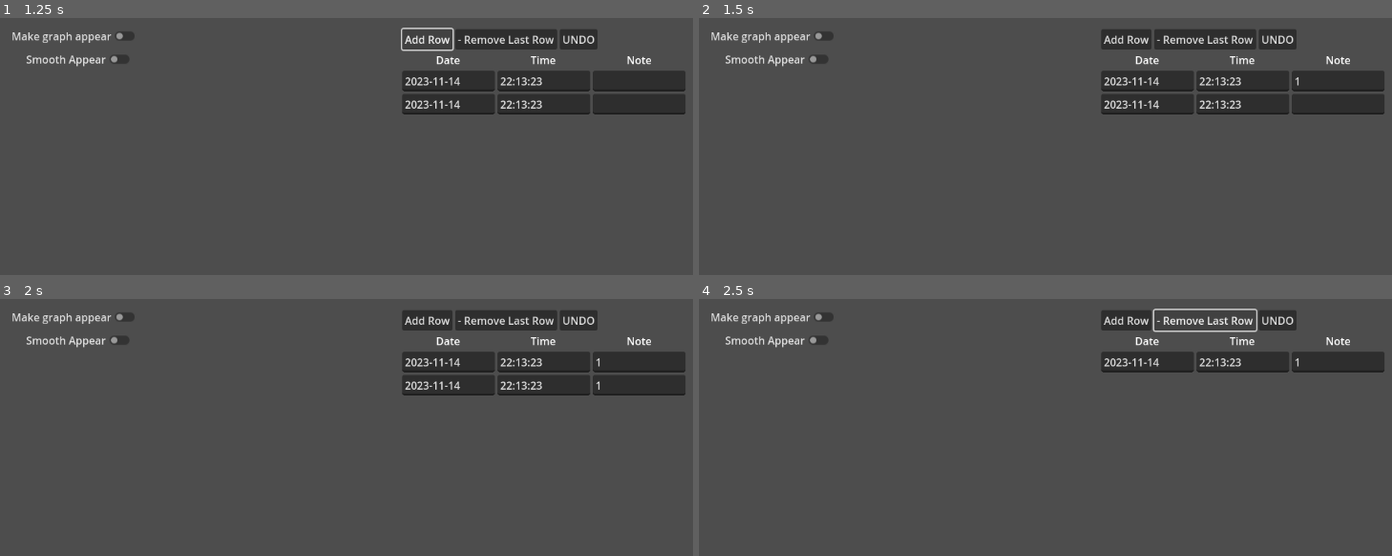
Above: before the commit, frames 1-4 (two rows, left to right).
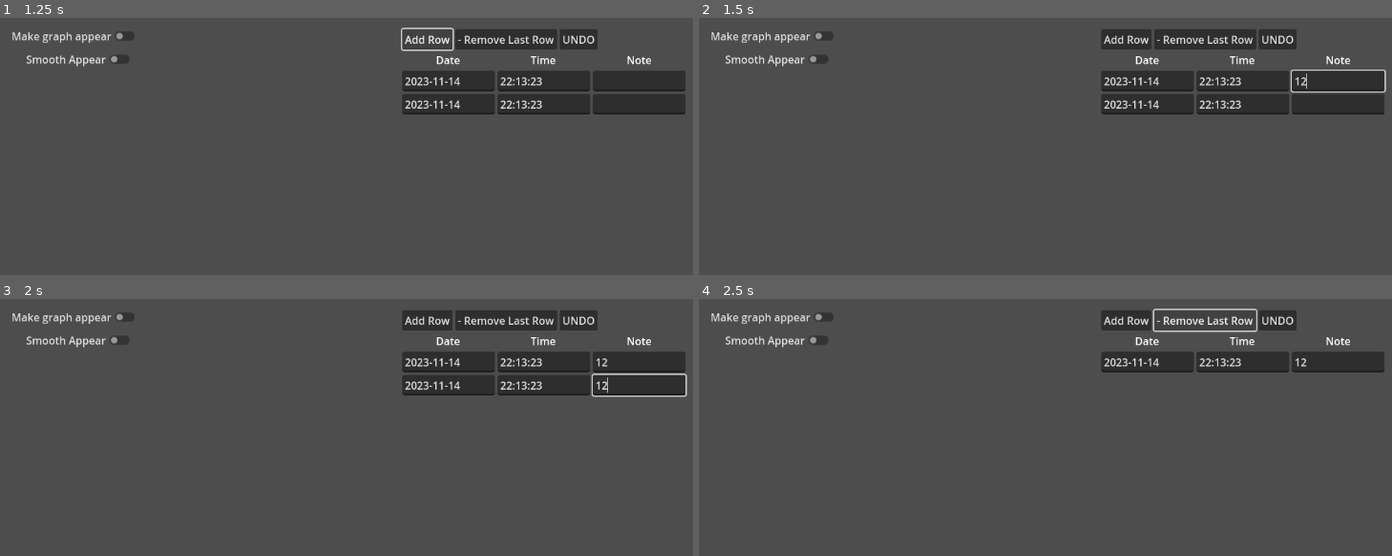
Above: after the commit, the same moments.

Repository: livshettles/habit-tracker
Game: Godot game, scene res://Tracker_App_Main.tscn
Two runs of this game, one before a commit and one after it. Both use one fixed random seed, a clock stepped at 60 frames per second and the inputs below.
Inputs (mouse positions are in pixels of both pictures, inside the frame that each line leads up to):
- Up to frame 1 (1.25 s): click "Add Row" at 0.5 s
- Up to frame 2 (1.5 s): click (1336, 82) at 1.27 s; type "12" at 1.35 s
- Up to frame 3 (2 s): click (637, 386) at 1.5 s; type "12" at 1.58 s
- Up to frame 4 (2.5 s): click "- Remove Last Row" at 2 s

Frame 1 is identical in both runs. In frame 2, 0.2% of the frame differs, in the area x 85-100%, y 20-29%; in frame 3, 0.3%, in the area x 85-100%, y 23-39%; in frame 4, less than 0.1%.

Commit message:
Adjust note box focus

Diff:
--- a/ggweight_v0/editable_table.gd
+++ b/ggweight_v0/editable_table.gd
@@ -5,28 +5,26 @@
 @onready var add_row_button = $Toolbar/AddRowButton
 @onready var remove_row_button = $Toolbar/RemoveRowButton
 @onready var undo_button = $Toolbar/UndoButton
-@onready var data_store = get_parent().get_node("DataStore")  # 👈 sibling node
 
 const NUM_COLUMNS := 3  # "Date", "Time", "Note"
 
+# Initial dummy data using helper functions
+var dummy_data := [
+	[get_current_date(), get_current_time(), ""]
+]
+
+var undo_stack: Array = []  # Previous states (max 15)
+
 func _ready():
-	# Setup column counts
 	header_grid.columns = NUM_COLUMNS
 	table_grid.columns = NUM_COLUMNS
-
 	_create_headers()
 
-	# Connect UI buttons to the data store
-	add_row_button.pressed.connect(data_store.add_row)
-	remove_row_button.pressed.connect(data_store.remove_last_row)
-	undo_button.pressed.connect(data_store.undo)
-
-	# Refresh table whenever data changes
-	data_store.data_changed.connect(_refresh_table)
-
-	# Initial draw
+	add_row_button.pressed.connect(_on_add_row_pressed)
+	remove_row_button.pressed.connect(_on_remove_row_pressed)
+	undo_button.pressed.connect(_on_undo_pressed)
+
 	_refresh_table()
-
 
 func _create_headers():
 	var headers = ["Date", "Time", "Note"]
@@ -37,31 +35,85 @@
 		label.custom_minimum_size = Vector2(140, 24)
 		header_grid.add_child(label)
 
-
 func _refresh_table():
-	# Clear previous UI
 	for child in table_grid.get_children():
 		child.queue_free()
 
-	var table_data = data_store.get_data()
-
-	for row in table_data.size():
+	for row in dummy_data.size():
 		for col in range(NUM_COLUMNS):
 			var input = LineEdit.new()
-			input.text = table_data[row][col]
+			input.text = dummy_data[row][col]
 			input.size_flags_horizontal = Control.SIZE_EXPAND_FILL
 			input.custom_minimum_size = Vector2(140, 24)
 			input.set_meta("row", row)
 			input.set_meta("col", col)
-			input.text_changed.connect(_on_cell_edited.bind(input))
+			input.focus_exited.connect(_on_focus_exited.bind(input))
 			table_grid.add_child(input)
 
-
-func _on_cell_edited(new_text: String, line_edit: LineEdit):
-	var row = line_edit.get_meta("row")
-	var col = line_edit.get_meta("col")
-	data_store.update_cell(row, col, new_text)
-
+func _on_focus_exited(line_edit: LineEdit):
+	if line_edit is LineEdit:
+		var row = line_edit.get_meta("row")
+		var col = line_edit.get_meta("col")
+		var new_text = line_edit.text
+
+		if dummy_data[row][col] != new_text:
+			_push_undo_state()
+			dummy_data[row][col] = new_text
+			print("Updated cell [", row, ",", col, "] to: ", new_text)
+
+func _on_add_row_pressed():
+	_release_all_lineedit_focus()
+	_push_undo_state()
+
+	dummy_data.append([ get_current_date(), get_current_time(), ""])
+	_refresh_table()
+
+func _on_remove_row_pressed():
+	_release_all_lineedit_focus()
+
+	if dummy_data.size() > 0:
+		_push_undo_state()
+		dummy_data.pop_back()
+		_refresh_table()
+
+func _push_undo_state():
+	var snapshot = dummy_data.duplicate(true)
+	undo_stack.append(snapshot)
+	if undo_stack.size() > 15:
+		undo_stack.pop_front()
+
+func _on_undo_pressed():
+	if undo_stack.size() > 0:
+		dummy_data = undo_stack.pop_back()
+		_refresh_table()
+		print("Undo performed.")
+	else:
+		print("Nothing to undo.")
+
+func _release_all_lineedit_focus():
+	for child in table_grid.get_children():
+		if child is LineEdit and child.has_focus():
+			child.release_focus()
+
+func get_current_date() -> String:
+	var now = Time.get_datetime_dict_from_system()
+	return "%04d-%02d-%02d" % [now["year"], now["month"], now["day"]]
+
+func get_current_time() -> String:
+	var now = Time.get_datetime_dict_from_system()
+	return "%02d:%02d:%02d" % [now["hour"], now["minute"], now["second"]]
+
+# 🖱️ Lose focus when clicking outside
+func _unhandled_input(event):
+	if event is InputEventMouseButton and event.pressed:
+		var focus_owner = get_viewport().gui_get_focus_owner()
+		if focus_owner and focus_owner is LineEdit:
+			var mouse_pos = get_viewport().get_mouse_position()
+			if not focus_owner.get_global_rect().has_point(mouse_pos):
+				focus_owner.release_focus()
+
+
+# --- Your original commented code preserved below ---
 
 #extends VBoxContainer
 #
@@ -76,81 +128,80 @@
 #var undo_stack: Array = []             # Previous states (max 15)
 #
 #func _ready():
-	#header_grid.columns = NUM_COLUMNS
-	#table_grid.columns = NUM_COLUMNS
-	#_create_headers()
-#
-	#add_row_button.pressed.connect(_on_add_row)
-	#remove_row_button.pressed.connect(_on_remove_row)
-	#undo_button.pressed.connect(_on_undo_pressed)
-#
-	#_add_row()  # Add initial row
+#	header_grid.columns = NUM_COLUMNS
+#	table_grid.columns = NUM_COLUMNS
+#	_create_headers()
+#
+#	add_row_button.pressed.connect(_on_add_row)
+#	remove_row_button.pressed.connect(_on_remove_row)
+#	undo_button.pressed.connect(_on_undo_pressed)
+#
+#	_add_row()  # Add initial row
 #
 #func _create_headers():
-	#var headers = ["Date", "Time", "Weight (kg)"]
-	#for header_text in headers:
-		#var label = Label.new()
-		#label.text = header_text
-		#label.custom_minimum_size = Vector2(140, 24)
-		#label.add_theme_font_size_override("font_size", 16)
-		#label.set("theme_override_constants/margin_top", 4)
-		#label.set("theme_override_constants/margin_bottom", 4)
-		#label.horizontal_alignment = HORIZONTAL_ALIGNMENT_CENTER
-		#header_grid.add_child(label)
+#	var headers = ["Date", "Time", "Weight (kg)"]
+#	for header_text in headers:
+#		var label = Label.new()
+#		label.text = header_text
+#		label.custom_minimum_size = Vector2(140, 24)
+#		label.add_theme_font_size_override("font_size", 16)
+#		label.set("theme_override_constants/margin_top", 4)
+#		label.set("theme_override_constants/margin_bottom", 4)
+#		label.horizontal_alignment = HORIZONTAL_ALIGNMENT_CENTER
+#		header_grid.add_child(label)
 #
 #func _on_add_row():
-	#_add_row()
+#	_add_row()
 #
 #func _on_remove_row():
-	#if table_data.size() > 0:
-		#_push_undo_state()
-		#table_data.pop_back()
-		#_refresh_table()
+#	if table_data.size() > 0:
+#		_push_undo_state()
+#		table_data.pop_back()
+#		_refresh_table()
 #
 #func _add_row():
-	#_push_undo_state()
-	#var now = Time.get_datetime_dict_from_system()
-	#var date = "%04d-%02d-%02d" % [now["year"], now["month"], now["day"]]
-	#var time = "%02d:%02d:%02d" % [now["hour"], now["minute"], now["second"]]
-	#table_data.append([date, time, ""])
-	#_refresh_table()
+#	_push_undo_state()
+#	var now = Time.get_datetime_dict_from_system()
+#	var date = "%04d-%02d-%02d" % [now["year"], now["month"], now["day"]]
+#	var time = "%02d:%02d:%02d" % [now["hour"], now["minute"], now["second"]]
+#	table_data.append([date, time, ""])
+#	_refresh_table()
 #
 #func _refresh_table():
-	#for child in table_grid.get_children():
-		#child.queue_free()
-#
-	#for row in table_data.size():
-		#for col in range(NUM_COLUMNS):
-			#var input = LineEdit.new()
-			#input.text = table_data[row][col]
-			#input.size_flags_horizontal = Control.SIZE_EXPAND_FILL
-			#input.custom_minimum_size = Vector2(140, 24)
-			#input.set_meta("row", row)
-			#input.set_meta("col", col)
-			#input.text_changed.connect(_on_cell_edited.bind(input))
-			#table_grid.add_child(input)
+#	for child in table_grid.get_children():
+#		child.queue_free()
+#
+#	for row in table_data.size():
+#		for col in range(NUM_COLUMNS):
+#			var input = LineEdit.new()
+#			input.text = table_data[row][col]
+#			input.size_flags_horizontal = Control.SIZE_EXPAND_FILL
+#			input.custom_minimum_size = Vector2(140, 24)
+#			input.set_meta("row", row)
+#			input.set_meta("col", col)
+#			input.text_changed.connect(_on_cell_edited.bind(input))
+#			table_grid.add_child(input)
 #
 #func _on_cell_edited(new_text: String, line_edit: LineEdit):
-	#var row = line_edit.get_meta("row")
-	#var col = line_edit.get_meta("col")
-#
-	## Save undo only if value changed
-	#if table_data[row][col] != new_text:
-		#_push_undo_state()
-		#table_data[row][col] = new_text
-		#print("Updated cell [", row, ",", col, "] to: ", new_text)
-#
+#	var row = line_edit.get_meta("row")
+#	var col = line_edit.get_meta("col")
+#
+#	# Save undo only if value changed
+#	if table_data[row][col] != new_text:
+#		_push_undo_state()
+#		table_data[row][col] = new_text
+#		print("Updated cell [", row, ",", col, "] to: ", new_text)
 #
 #func _push_undo_state():
-	#var snapshot = table_data.duplicate(true)  # Deep copy
-	#undo_stack.append(snapshot)
-	#if undo_stack.size() > 15:
-		#undo_stack.pop_front()  # Keep only last 15
+#	var snapshot = table_data.duplicate(true)  # Deep copy
+#	undo_stack.append(snapshot)
+#	if undo_stack.size() > 15:
+#		undo_stack.pop_front()  # Keep only last 15
 #
 #func _on_undo_pressed():
-	#if undo_stack.size() > 0:
-		#table_data = undo_stack.pop_back()
-		#_refresh_table()
-		#print("Undo performed.")
-	#else:
-		#print("Nothing to undo.")
+#	if undo_stack.size() > 0:
+#		table_data = undo_stack.pop_back()
+#		_refresh_table()
+#		print("Undo performed.")
+#	else:
+#		print("Nothing to undo.")
